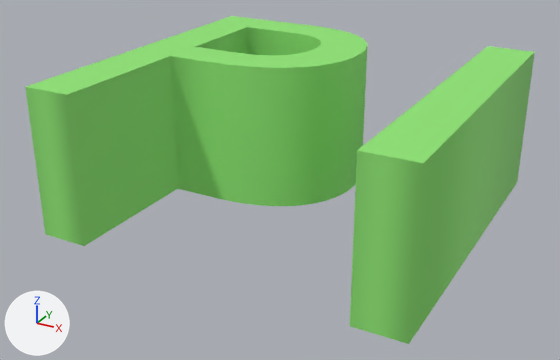
What one commit did to the FBX model WindowsGame1/WindowsGame1/WindowsGame1Content/player1.fbx.
Before and after are seen from a camera (50 mm lens) standing at (2.251, -1.927, 1.118) and looking at (0.857, 0.606, -0.149). The axes (+X, +Y, +Z) are drawn at lower left. The lights are the same throughout.

The first picture shows 'Text'.
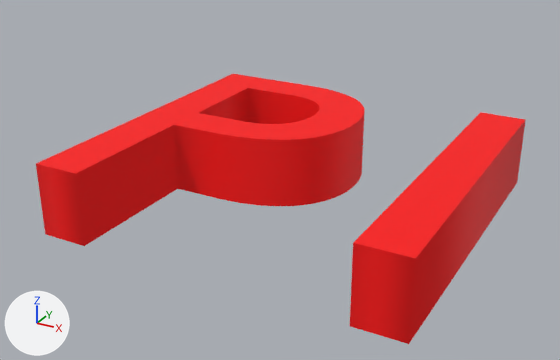
The newer file is also turned or shifted as a whole; pictures and numbers use the older file's frame.

Boxes [x1, y1, x2, y2] around the edits, measured in the pictures (560 x 360 px):
'Text', recoloured, moved, rescaled (green to red, 18% shorter)
    before: [25, 16, 535, 344]
    after: [36, 74, 526, 344]

What changed in the scene script:
```text
Change mat_material_001:
    mat_material_001.base_color: (0.278, 0.8, 0.175) -> (1.0, 0.0, 0.0)  # green #90e774 -> red #ff0000
Change ob_text:
    ob_text.location: (0.0, 0.0, 0.0) -> (0.0, 0.0, -0.15)
    ob_text.scale: (2.03, 2.05, 23.1) -> (2.03, 2.05, 11.5)
```
